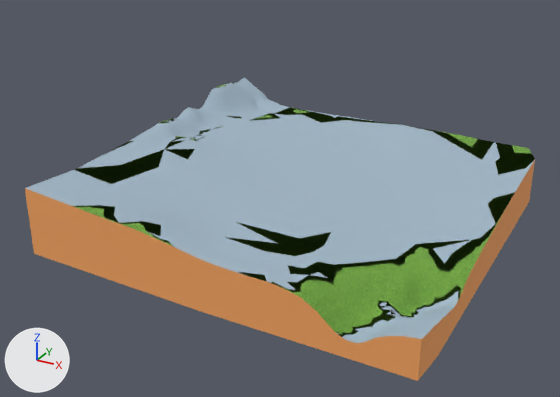
Two versions of the COLLADA model dae/teren.dae, one commit apart.
Rendered twice from a 50 mm lens placed at (47.5, -40.9, 29.9), pointed at (14.7, 18.7, 0.1). The lights are fixed; the arrows at lower left show +X, +Y and +Z. Where no turn or scale is listed for an object, it has been applied to the vertices.

Names of what the first picture shows: 'SketchUp', 'group_0'.
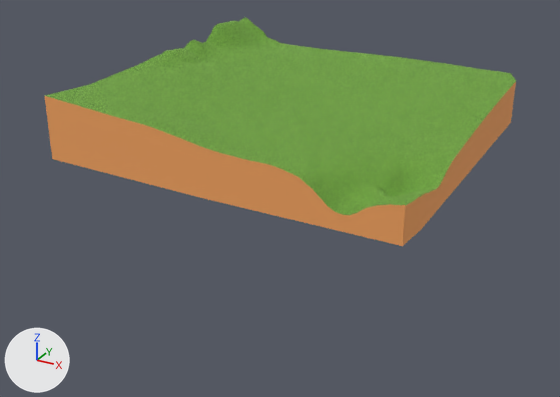
What changed in the scene script:
```text
Change me_group_0:
    used by ob_group_0; location = (0.0, 0.0, 0.0)
    remove me_group_0.from_pydata(...)  # 232 vertices, 240 faces; spans x 0.0..35.5, y 0.0..36.0, z -1.3..6.3
    remove me_group_0.materials.append(mat_sandybrown)  # orange #f4a460
    add me_group_0.from_pydata(...)  # 1051 vertices, 1876 faces; spans x 0.0..35.5, y 0.0..36.0, z 0.0..6.3
    me_group_0 part 1: 6 vertices moved within x 0.0..29.1, y 0.1..27.5, z 0.6..4.7; 10 vertices removed from x 0.0..35.5, y 0.0..36.0, z -1.3; 829 vertices added at x 0.0..35.4, y 0.1..36.0, z 0.0..6.3
    add me_group_0.materials.append(mat_grass_dark_green)  # picture img_grass_dark_green_jpg
Add me_group_1:
    me_group_1.from_pydata(...)  # 232 vertices, 240 faces; spans x 0.0..35.5, y 0.0..36.0, z -1.3..6.3
    me_group_1.materials.append(mat_sandybrown)  # orange #f4a460
Change ob_sketchup:
    ob_sketchup: bpy.data.objects.new('SketchUp', me_sketchup) -> bpy.data.objects.new('SketchUp', None)
Change ob_group_0:
    ob_group_0.location: (0.0, 0.0, 0.0) -> (-4.25, 7.53, 5.43)
Add ob_group_1:
    ob_group_1 = bpy.data.objects.new('group_1', me_group_1)
    ob_group_1.location = (-4.25, 7.53, 5.43)
```

Changed parts and their boxes (x1, y1, x2, y2) in the pictures (560 x 397 px):
'SketchUp', no longer drawn (blue): before (26, 78, 535, 343)
    faces in mat_material (blue #a2b7c6): (26, 78, 534, 343)
    faces in mat_grass_dark_green (picture img_grass_dark_green_jpg): (73, 82, 535, 337)
'group_0', reshaped, moved: before (25, 160, 535, 381); after (45, 17, 516, 215)
'group_1', added (orange): after (45, 82, 516, 246)
part 1 of me_group_0, built on: before (25, 160, 535, 381); after (45, 18, 516, 215)
